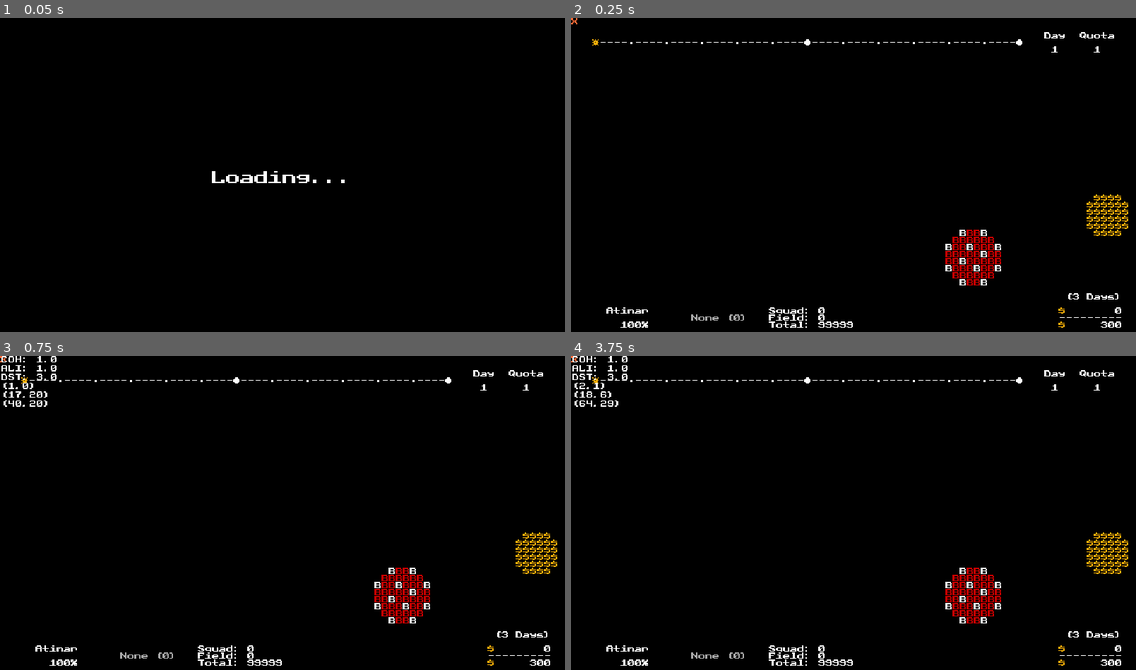
Above: before the commit, frames 1-4 (two rows, left to right).
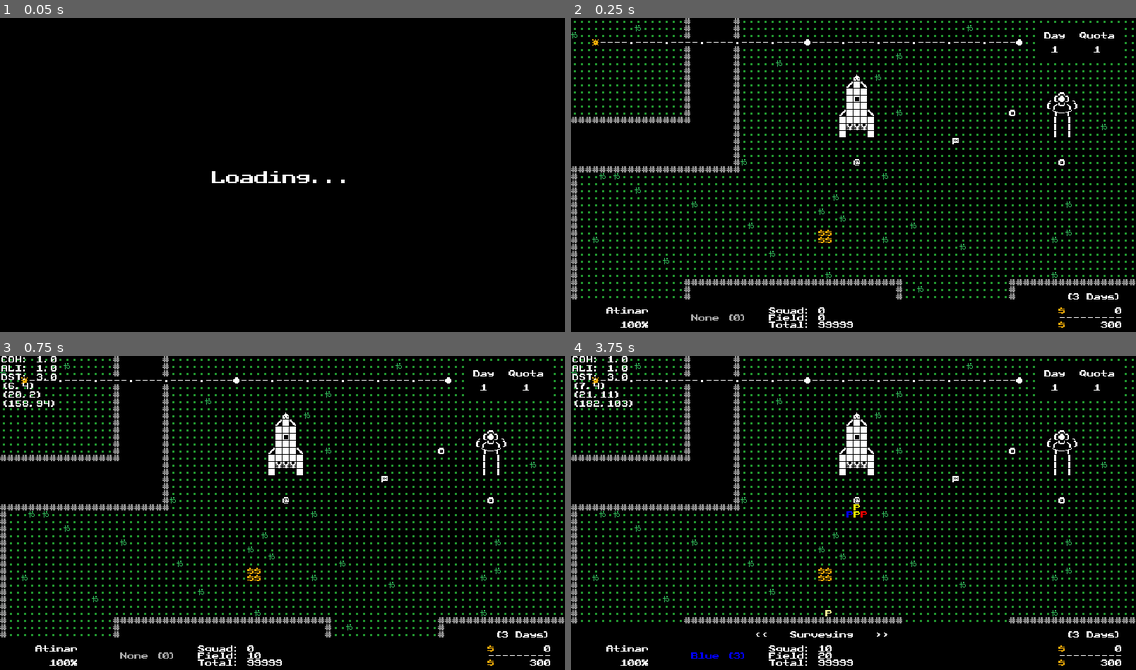
Above: after the commit, the same moments.

Repository: w00tyd00d/Roguemin
Game: Godot game, scene res://prefabs/main.tscn
Same seed, same stepped clock (60 frames per second), same inputs: the game is played once before the commit and once after it.
Inputs (mouse positions are in pixels of both pictures, inside the frame that each line leads up to):
- Up to frame 1 (0.05 s): no input
- Up to frame 2 (0.25 s): no input
- Up to frame 3 (0.75 s): tap Enter (c_confirm) at 0.5 s; move the mouse to (282, 497) at 0.52 s; hold E (c_cycle_right) from 0.53 s (still down); tap A (c_attack) at 0.6 s; click (282, 497) at 0.67 s
- Up to frame 4 (3.75 s): tap Enter (c_confirm) at 1.25, 2.1, 2.75 s; move the mouse to (740, 531) at 1.27 s; release E (c_cycle_right) at 1.28 s; hold Keypad 2 (c_down) 1.28-2.03 s; tap Z (c_camera) at 1.35 s; move the mouse to (910, 443) at 2.02 s; hold E (c_cycle_right) 2.03-2.78 s; move the mouse to (825, 578) at 2.77 s; hold Keypad 8 (c_up) 2.78-3.53 s; tap D (c_dismiss) at 2.85 s; click (825, 578) at 2.92 s; move the mouse to (1023, 563) at 3.52 s; hold Q (c_cycle_left) from 3.53 s (still down); tap X (c_survey) at 3.6 s

Frame 1 is identical in both runs. In frame 2, 11% of the frame differs, in the area x 0-100%, y 0-90%; in frame 3, 11%; in frame 4, 11%, in the area x 0-100%, y 0-97%.
Error before the commit: Invalid call. Nonexistent function '_update_glyph' in base 'Nil'. (res://scripts/states/unit/unit_idle.gd:11)

Commit message:
Began working on SpottyRed logic; Added shorthand code to State class

Diff:
--- a/prefabs/screens/game_screen.tscn
+++ b/prefabs/screens/game_screen.tscn
@@ -26,7 +26,7 @@
 size = Vector2i(640, 320)
 render_target_update_mode = 4
 
-[node name="UnitContainer" parent="GameView/SubViewport" instance=ExtResource("1_ina8e")]
+[node name="UnitManager" parent="GameView/SubViewport" instance=ExtResource("1_ina8e")]
 unique_name_in_owner = true
 
 [node name="HUD" type="CanvasLayer" parent="."]
--- a/scripts/entities/entity.gd
+++ b/scripts/entities/entity.gd
@@ -105,7 +105,3 @@
 
 func reset_immunities() -> void:
     _immunities = {}
-
-
-# func _get_can_act() -> bool:
-#     return action_energy >= Globals.DEFAULT_ENERGY_STEP
--- a/scripts/entities/multi_tile_entity.gd
+++ b/scripts/entities/multi_tile_entity.gd
@@ -186,16 +186,10 @@
         move_to(get_next_flow_field_tile())
         _check_for_collection()
 
-    brain.energy -= Globals.DEFAULT_ENERGY_STEP
-
 
 func get_next_flow_field_tile() -> Tile:
     var dest := grid_position + current_tile.get_flow_field_vector()
     return world.get_tile(dest)
-
-
-# func _get_can_act() -> bool:
-#     return action_energy >= Globals.DEFAULT_ENERGY_STEP
 
 
 func _scan() -> void:
--- a/scripts/globals.gd
+++ b/scripts/globals.gd
@@ -24,11 +24,14 @@
 
 # Time
 
-## The amount of time units that make up one second.
-const TIME_VALUE := 500
+## The default amount of time units incremented per turn
+const DEFAULT_TURN_COST := 100
+
+## The amount of time units equal to one second
+const TIME_SECOND := DEFAULT_TURN_COST * 5
 
 ## The amount of time units within a single day.
-const TIME_LIMIT := (13 * 60 + 30) * TIME_VALUE # 13 min 30 sec
+const TIME_LIMIT := 13 * 60 * TIME_SECOND # 13 min
 
 # Controls
 
@@ -71,8 +74,6 @@
 
 # Gameplay
 
-## The default amount of energy needed to make a turn.
-const DEFAULT_ENERGY_STEP := 100
 ## The range at which the player can through the fog of war.
 const PLAYER_SIGHT_RANGE := 30
 
--- a/scripts/states/inanimate/dead_state.gd
+++ b/scripts/states/inanimate/dead_state.gd
@@ -6,6 +6,13 @@
 
 
 func enter(_ent: Entity) -> void:
-    var ent := _ent as Enemy
+    var ent := _enemy(_ent)
     ent.self_modulate = Color(127/255.0, 127/255.0, 127/255.0)
     ent.buck_units()
+
+
+## Attempts to perform an action to consume energy
+func do_action(ent: Entity) -> Array:
+    var mte := _mte(ent)
+    mte.get_hauled()
+    return [true]
--- a/scripts/states/inanimate/inanimate_state.gd
+++ b/scripts/states/inanimate/inanimate_state.gd
@@ -7,6 +7,6 @@
 
 ## Attempts to perform an action to consume energy
 func do_action(ent: Entity) -> Array:
-    var mte := ent as MultiTileEntity
+    var mte := _mte(ent)
     mte.get_hauled()
     return [true]
--- a/scripts/states/multi_tile_brain.gd
+++ b/scripts/states/multi_tile_brain.gd
@@ -3,12 +3,12 @@
 var mte : MultiTileEntity :
     get: return entity
 
-var is_inanimate : bool :
-    get: return state == States.inanimate_state
+var is_haulable : bool :
+    get: return state == States.inanimate_state or state == States.dead_state
 
 
 func add_energy(time_units: int) -> void:
-    if is_inanimate:
+    if is_haulable:
         return _do_hauling_check(time_units)
 
     super(time_units)
--- a/scripts/states/player/player_walk.gd
+++ b/scripts/states/player/player_walk.gd
@@ -2,7 +2,7 @@
 
 var _action_cost : int :
     # ALLOW TO BE MODIFIED BY RUSH BOOTS ITEM!
-    get: return Globals.DEFAULT_ENERGY_STEP
+    get: return Globals.DEFAULT_TURN_COST
 
 
 func enter():
--- /dev/null
+++ b/scripts/states/spotty_red/spotty_red_attack.gd
@@ -0,0 +1,38 @@
+class_name SpottyRedAttack extends State
+
+
+func _init():
+    name = "spotty_red_attack"
+
+
+# Called when entering the state
+func enter(ent: Entity) -> void:
+    super(ent)
+
+
+# Changes what the cost of the action will be
+func get_cost(ent: Entity) -> int:
+    return super(ent)
+
+
+# Changes the rules for when the entity can act
+func can_act(ent: Entity) -> bool:
+    return super(ent)
+
+
+# Changes how energy is consumed from the entity
+func use_energy(ent: Entity) -> void:
+    super(ent)
+
+
+# Attempts to perform an action to consume energy
+func do_action(ent: Entity) -> Array:
+    # Returns array of values:
+    #   [0]: bool, Result of the action
+    #   [1]: States.Enum, OPTIONAL new state
+    return [false]
+
+
+# Called when leaving the state
+func exit(ent: Entity) -> void:
+    super(ent)
--- a/scripts/states/spotty_red/spotty_red_brain.gd
+++ b/scripts/states/spotty_red/spotty_red_brain.gd
@@ -1,4 +1,4 @@
-class_name SpottyRedBrain extends Brain
+class_name SpottyRedBrain extends MultiTileBrain
 
 
 func _init(ent: Entity) -> void:
--- /dev/null
+++ b/scripts/states/spotty_red/spotty_red_chase.gd
@@ -0,0 +1,38 @@
+class_name SpottyRedChase extends State
+
+
+func _init():
+    name = "spotty_red_chase"
+
+
+# Called when entering the state
+func enter(ent: Entity) -> void:
+    super(ent)
+
+
+# Changes what the cost of the action will be
+func get_cost(ent: Entity) -> int:
+    return super(ent)
+
+
+# Changes the rules for when the entity can act
+func can_act(ent: Entity) -> bool:
+    return super(ent)
+
+
+# Changes how energy is consumed from the entity
+func use_energy(ent: Entity) -> void:
+    super(ent)
+
+
+# Attempts to perform an action to consume energy
+func do_action(ent: Entity) -> Array:
+    # Returns array of values:
+    #   [0]: bool, Result of the action
+    #   [1]: States.Enum, OPTIONAL new state
+    return [false]
+
+
+# Called when leaving the state
+func exit(ent: Entity) -> void:
+    super(ent)
--- /dev/null
+++ b/scripts/states/spotty_red/spotty_red_return.gd
@@ -0,0 +1,38 @@
+class_name SpottyRedReturn extends State
+
+
+func _init():
+    name = "spotty_red_return"
+
+
+# Called when entering the state
+func enter(ent: Entity) -> void:
+    super(ent)
+
+
+# Changes what the cost of the action will be
+func get_cost(ent: Entity) -> int:
+    return super(ent)
+
+
+# Changes the rules for when the entity can act
+func can_act(ent: Entity) -> bool:
+    return super(ent)
+
+
+# Changes how energy is consumed from the entity
+func use_energy(ent: Entity) -> void:
+    super(ent)
+
+
+# Attempts to perform an action to consume energy
+func do_action(ent: Entity) -> Array:
+    # Returns array of values:
+    #   [0]: bool, Result of the action
+    #   [1]: States.Enum, OPTIONAL new state
+    return [false]
+
+
+# Called when leaving the state
+func exit(ent: Entity) -> void:
+    super(ent)
--- /dev/null
+++ b/scripts/states/spotty_red/spotty_red_wake_up.gd
@@ -0,0 +1,39 @@
+class_name SpottyRedWakeUp extends State
+
+
+func _init():
+    name = "spotty_red_wake_up"
+
+
+# Called when entering the state
+func enter(ent: Entity) -> void:
+    ent.brain.reset_energy()
+    super(ent)
+
+
+# Changes what the cost of the action will be
+func get_cost(ent: Entity) -> int:
+    return Globals.TIME_SECOND * 2
+
+
+# Changes the rules for when the entity can act
+func can_act(ent: Entity) -> bool:
+    return super(ent)
+
+
+# Changes how energy is consumed from the entity
+func use_energy(ent: Entity) -> void:
+    super(ent)
+
+
+# Attempts to perform an action to consume energy
+func do_action(ent: Entity) -> Array:
+    # Returns array of values:
+    #   [0]: bool, Result of the action
+    #   [1]: States.Enum, OPTIONAL new state
+    return [false]
+
+
+# Called when leaving the state
+func exit(ent: Entity) -> void:
+    super(ent)
--- a/scripts/states/state.gd
+++ b/scripts/states/state.gd
@@ -7,16 +7,23 @@
 var player : Player :
     get: return GameState.player
 
+var name := "unknown_state"
 
-var name := "unknown_state"
+## Shorthand for the default cost of an action
+var _def_cost : int :
+    get: return Globals.DEFAULT_TURN_COST
 
 
 func enter(_ent: Entity) -> void:
     pass
 
 
+func exit(_ent: Entity) -> void:
+    pass
+
+
 func get_cost(_ent: Entity) -> int:
-    return Globals.DEFAULT_ENERGY_STEP
+    return _def_cost
 
 
 func can_act(_ent: Entity) -> bool:
@@ -34,5 +41,13 @@
     return [false]
 
 
-func exit(_ent: Entity) -> void:
-    pass
+func _mte(ent: Entity) -> MultiTileEntity:
+    if ent is MultiTileEntity:
+        return ent
+    return null
+
+
+func _enemy(ent: Entity) -> Enemy:
+    if ent is Enemy:
+        return ent
+    return null
--- a/scripts/states/states.gd
+++ b/scripts/states/states.gd
@@ -32,12 +32,15 @@
 
 enum SpottyRed {
     SLEEP,
+    WAKE_UP,
     CHASE,
     ATTACK,
+    RETURN,
     DEAD
 }
 
 static var spotty_red := {
     # DEBUG, CHANGE THIS!
-    States.SpottyRed.SLEEP: UnitIdle.new()
+    States.SpottyRed.SLEEP: SpottyRedSleep.new(),
+    States.SpottyRed.CHASE: SpottyRedChase.new()
 }
--- a/scripts/states/unit/unit_follow.gd
+++ b/scripts/states/unit/unit_follow.gd
@@ -14,7 +14,7 @@
 func get_cost(ent: Entity) -> int:
     # ALLOW TO BE MODIFIED BY BEING BOOSTED WITH SPICY SPRAY
     # AND RUSH BOOTS!
-    var step := Globals.DEFAULT_ENERGY_STEP
+    var step := _def_cost
     var dist := Util.chebyshev_distance(ent.grid_position, player.grid_position)
     return step - 20 if dist > 8 else step
 
Not shown, added: scripts/states/spotty_red/spotty_red_attack.gd.uid
Not shown, added: scripts/states/spotty_red/spotty_red_chase.gd.uid
Not shown, added: scripts/states/spotty_red/spotty_red_return.gd.uid
Not shown, added: scripts/states/spotty_red/spotty_red_wake_up.gd.uid
